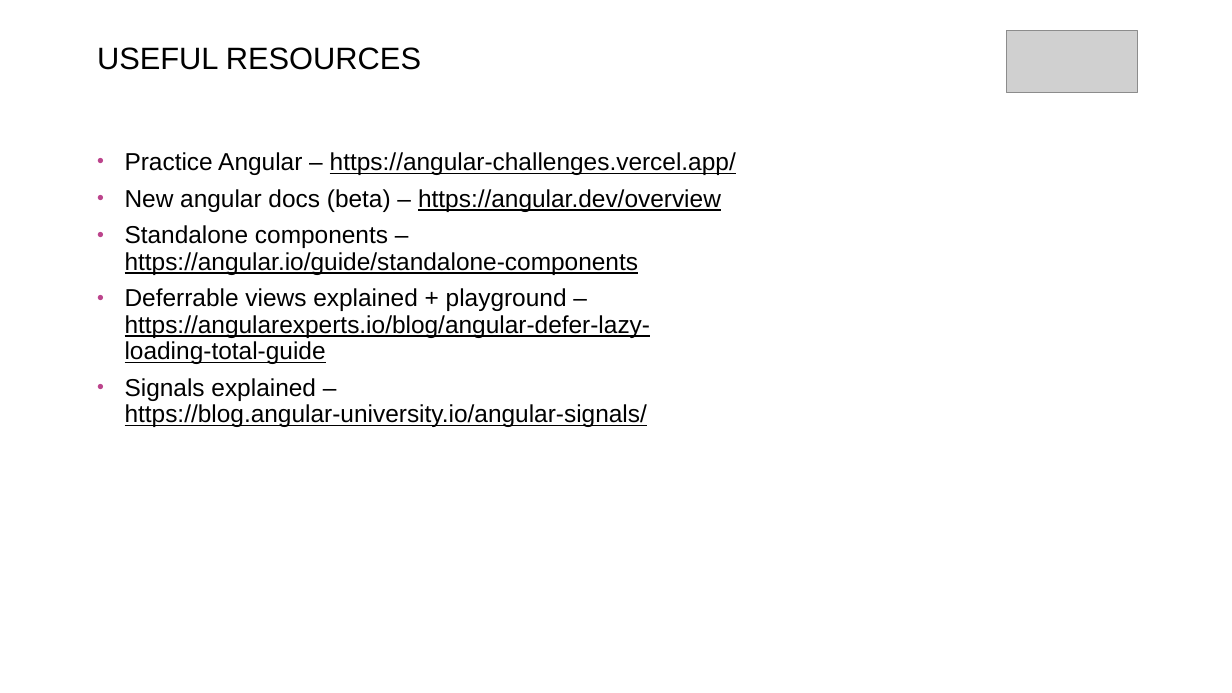
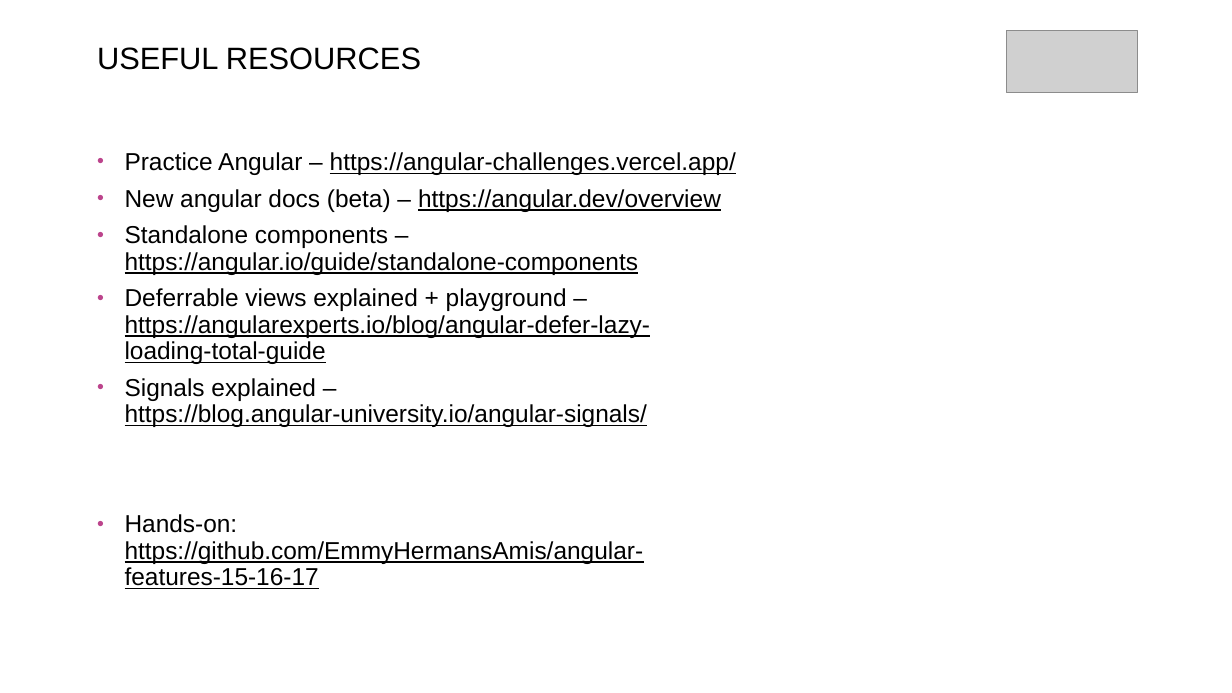
Before and after one commit to EmmyHermansAmis/angular-features-15-16-17, a slide deck: slide 18 of angular-16-17-new-features.pptx (slide 17 before the commit). Drawn at 1232x693 pixels with LibreOffice and Linux fonts; fonts in the diff are those of the drawing; grey boxes stand for pictures; background and template pictures are left out. Boxes give left, top, right and bottom in pixels: in the first picture for what was removed or moved away, otherwise in the second. Text is boxed around its words. In the diff, an @@ line names an element or a change of style, - is before the commit and + after.

Commit message:
add github link to presentation

```diff
--- a/angular-16-17-new-features.pptx
+++ b/angular-16-17-new-features.pptx
@@ text at (125,514,644,589): paragraph added @@
+• Hands-on: https://github.com/EmmyHermansAmis/angular-features-15-16-17
```
